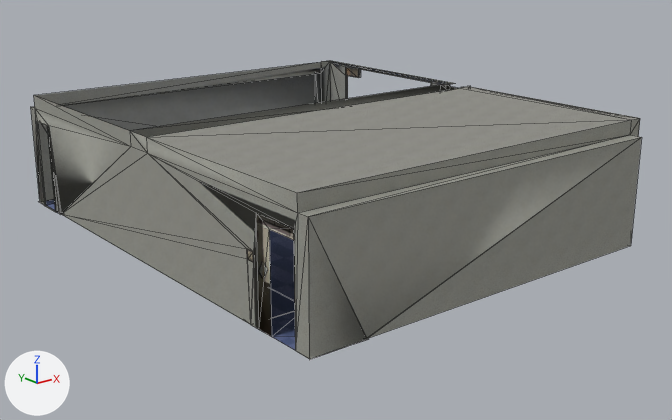
One commit to the COLLADA model Assets/3d models/room.dae: the scene before it, then after it.
Before and after are seen from a camera (50 mm lens) standing at (-8.22, -10.97, 6.81) and looking at (4.66, 5.14, 0.36). The axes (+X, +Y, +Z) are drawn at lower left. The lights are the same throughout. Mesh edges are drawn as thin lines. Vertices at the same position are counted once.

Before the edit, the objects in view are built like this:
```python
me_sketchup = bpy.data.meshes.new('SketchUp')
me_sketchup.from_pydata(...)  # 167 vertices, 359 faces; spans x -0.04..9.18, y -0.03..11.26, z 0.0..2.74
# faces by material slot: [206, 25, 10, 35, 28, 4, 49, 2]
me_sketchup.materials.append(mat_wall1)  # picture img_wall1_jpg
me_sketchup.materials.append(mat_material)  # white #ffffff
me_sketchup.materials.append(mat_tenjo1)  # picture img_tenjo1_jpg
me_sketchup.materials.append(mat_tile1_2)  # picture img_tile1_2_jpg
me_sketchup.materials.append(mat_switch)  # picture img_switch_jpg
me_sketchup.materials.append(mat_door1)  # picture img_door1_jpg
me_sketchup.materials.append(mat_tile3)  # picture img_tile3_jpg
me_sketchup.materials.append(mat_kanki)  # picture img_kanki_jpg
ob_sketchup = bpy.data.objects.new('SketchUp', me_sketchup)
ob_sketchup.location = (0.0, 0.0, 0.0)
```
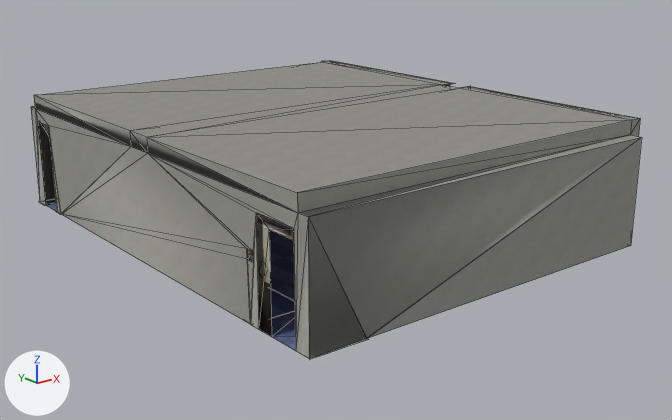
Pixel boxes [x1, y1, x2, y2] of what changed, in the pictures (672 x 420 px; the box of a moved part takes in the faces that stretch with it):
part 1 of me_sketchup, moved or reshaped
    before: [36, 67, 361, 350]
    after: [34, 61, 460, 350]
part 2 of me_sketchup, surface changed
    both: [31, 107, 309, 358]

The change, as a diff of the scene's bpy script:
```diff
--- a/Assets/3d models/room.dae.py
+++ b/Assets/3d models/room.dae.py
@@ me_sketchup @@
 # used by ob_sketchup; location = (0.0, 0.0, 0.0)
-me_sketchup.from_pydata(...)  # 167 vertices, 359 faces; spans x -0.04..9.18, y -0.03..11.26, z 0.0..2.74
+me_sketchup.from_pydata(...)  # 160 vertices, 347 faces; spans x -0.03..9.18, y -0.03..11.26, z 0.0..2.74
+# me_sketchup part 1
+# 7 vertices are removed from x -0.04..9.18, y 9.64..10.86, z 0.0..2.41
+# 66 faces are deleted
+# 44 new faces join them, mat_wall1 (picture img_wall1_jpg)
+# 6 new faces join them, mat_tenjo1 (picture img_tenjo1_jpg)
+# 2 new faces join them, mat_door1 (picture img_door1_jpg)
+# 2 new faces join them, mat_material (white #ffffff)
+# me_sketchup part 2: 30 kept faces spanning x 0.0, y 0.0..11.24, z 0.0..2.42 get new texture (UV) coordinates
 me_sketchup.materials.append(mat_wall1)
@@ me_sketchup @@
 me_sketchup.materials.append(mat_tile3)
-me_sketchup.materials.append(mat_kanki)  # picture img_kanki_jpg
```
